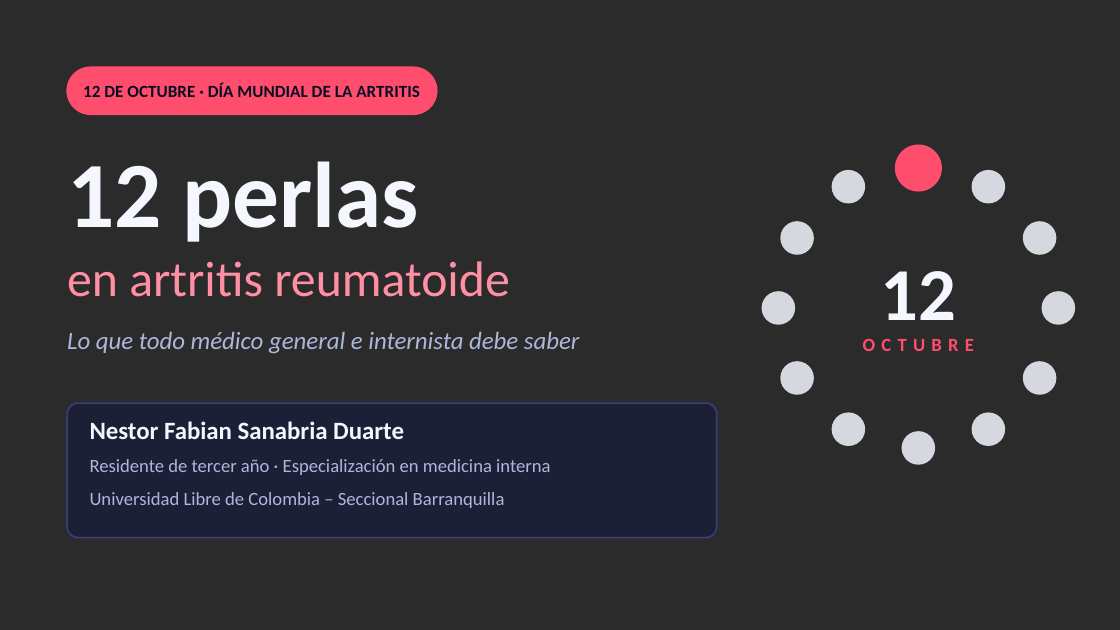
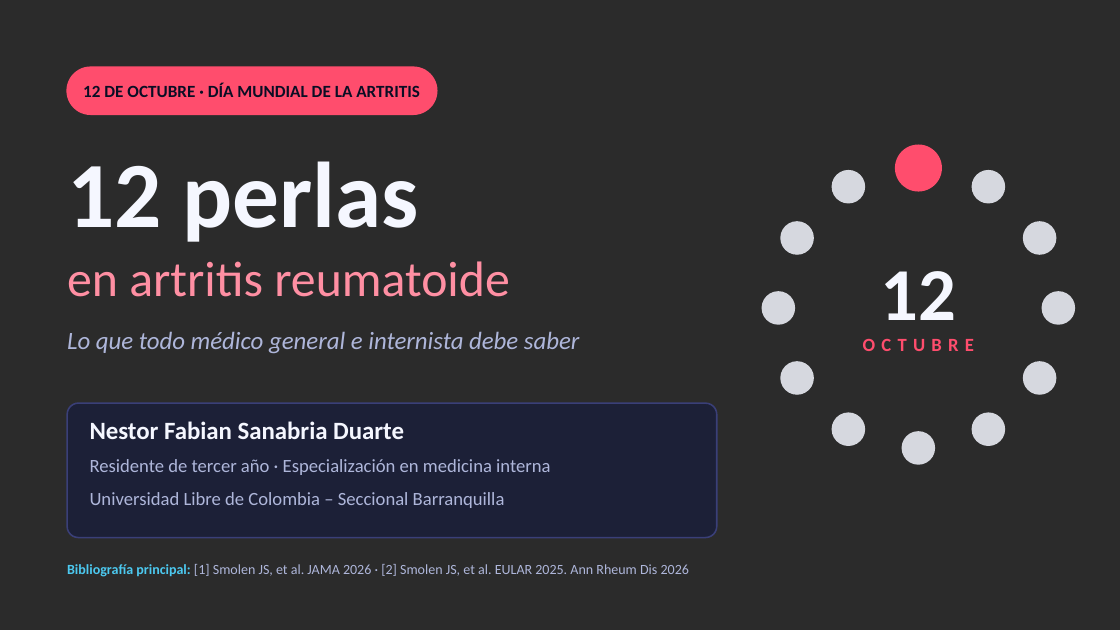
Before and after one commit to nestor120512/nes, a slide deck: slide 1 of 12_perlas_artritis_reumatoide.pptx. Drawn at 1120x630 pixels with LibreOffice and Linux fonts; fonts in the diff are those of the drawing; background and template pictures are left out; a plain dark background stands for a picture behind light text. Boxes give left, top, right and bottom in pixels: in the first picture for what was removed or moved away, otherwise in the second. Text is boxed around its words. In the diff, an @@ line names an element or a change of style, - is before the commit and + after.

```diff
--- a/12_perlas_artritis_reumatoide.pptx
+++ b/12_perlas_artritis_reumatoide.pptx
@@ text added at [67, 564, 689, 577], 9 pt, text #AEB6DA @@
+Bibliografía principal: [1] Smolen JS, et al. JAMA 2026 · [2] Smolen JS, et al. EULAR 2025. Ann Rheum Dis 2026
```
Also in this commit, not shown: 34 other slides changed.
